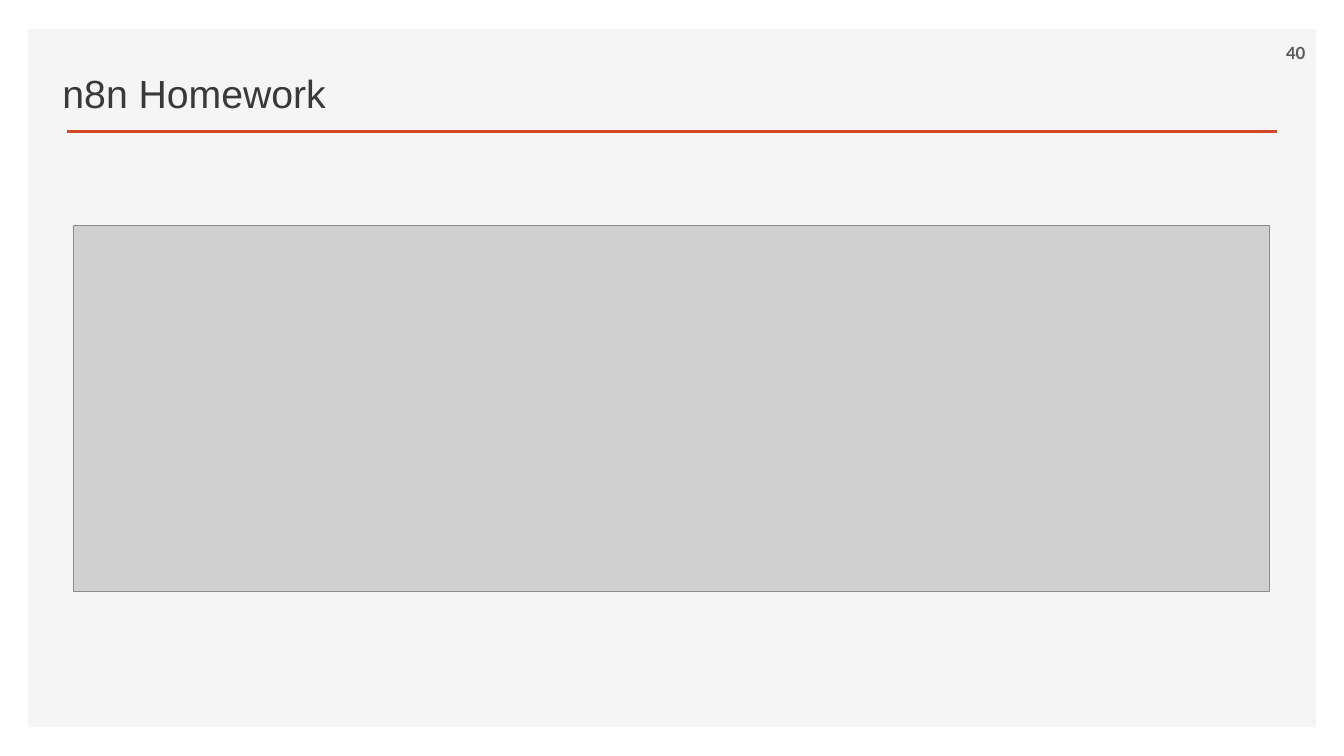
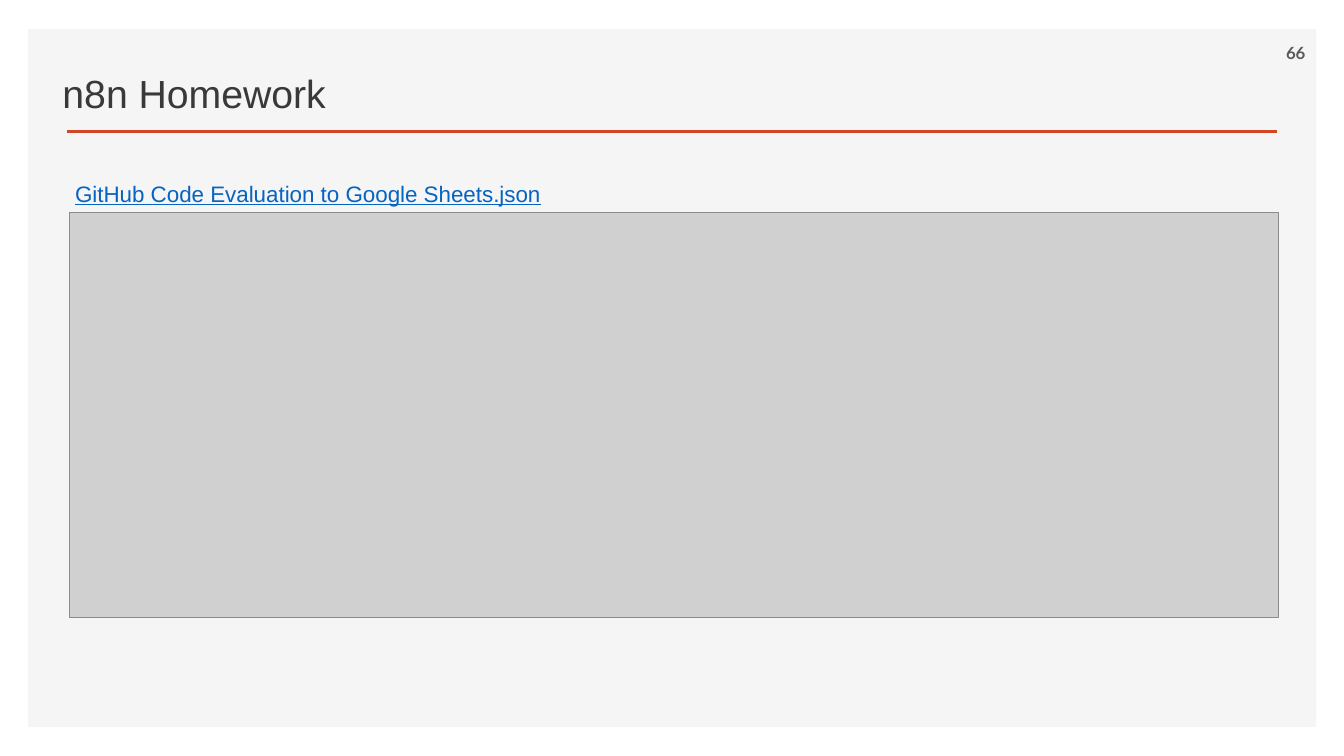
Before and after one commit to ancestor9/2026_Fall_AI-Workflow, a slide deck: slide 66 of PPTs/04_AI Workflow_n8n.pptx (slide 40 before the commit). Drawn at 1344x756 pixels with LibreOffice and Linux fonts; fonts in the diff are those of the drawing; grey boxes stand for pictures; background and template pictures are left out. Boxes give left, top, right and bottom in pixels: in the first picture for what was removed or moved away, otherwise in the second. Text is boxed around its words. In the diff, an @@ line names an element or a change of style, - is before the commit and + after.

```diff
--- a/PPTs/04_AI Workflow_n8n.pptx
+++ b/PPTs/04_AI Workflow_n8n.pptx
@@ page number at bbox=[1286, 47, 1305, 59]: text changed @@
-40
+66
@@ text added at bbox=[75, 185, 541, 207], 16 pt, text #0563C1, underline @@
+GitHub Code Evaluation to Google Sheets.json
@@ picture: place and size @@
-picture at bbox=[74, 226, 1269, 592]
+picture at bbox=[70, 212, 1278, 617]
```
Also in this commit, not shown: 29 other slides changed, 12 slides added, 2 slides removed.
